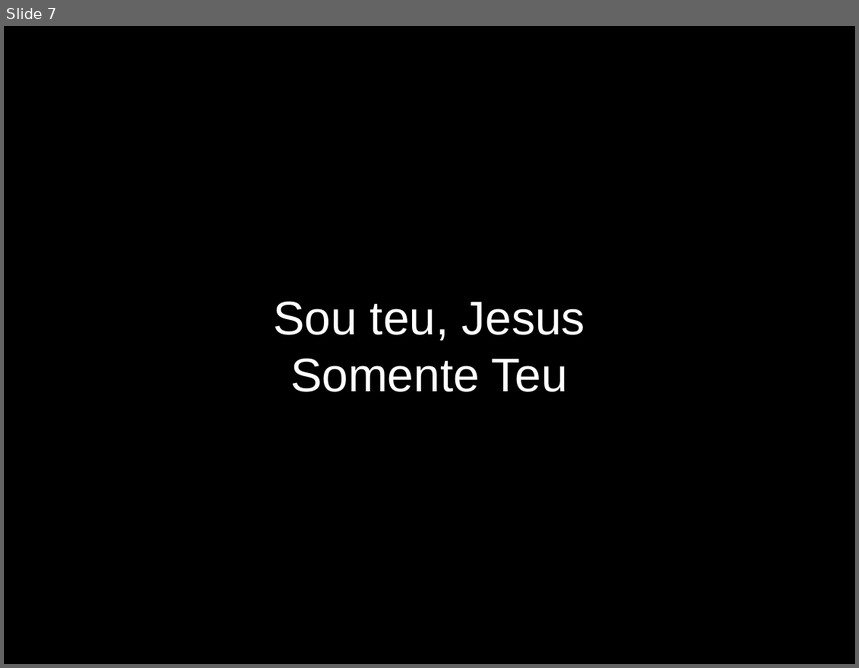
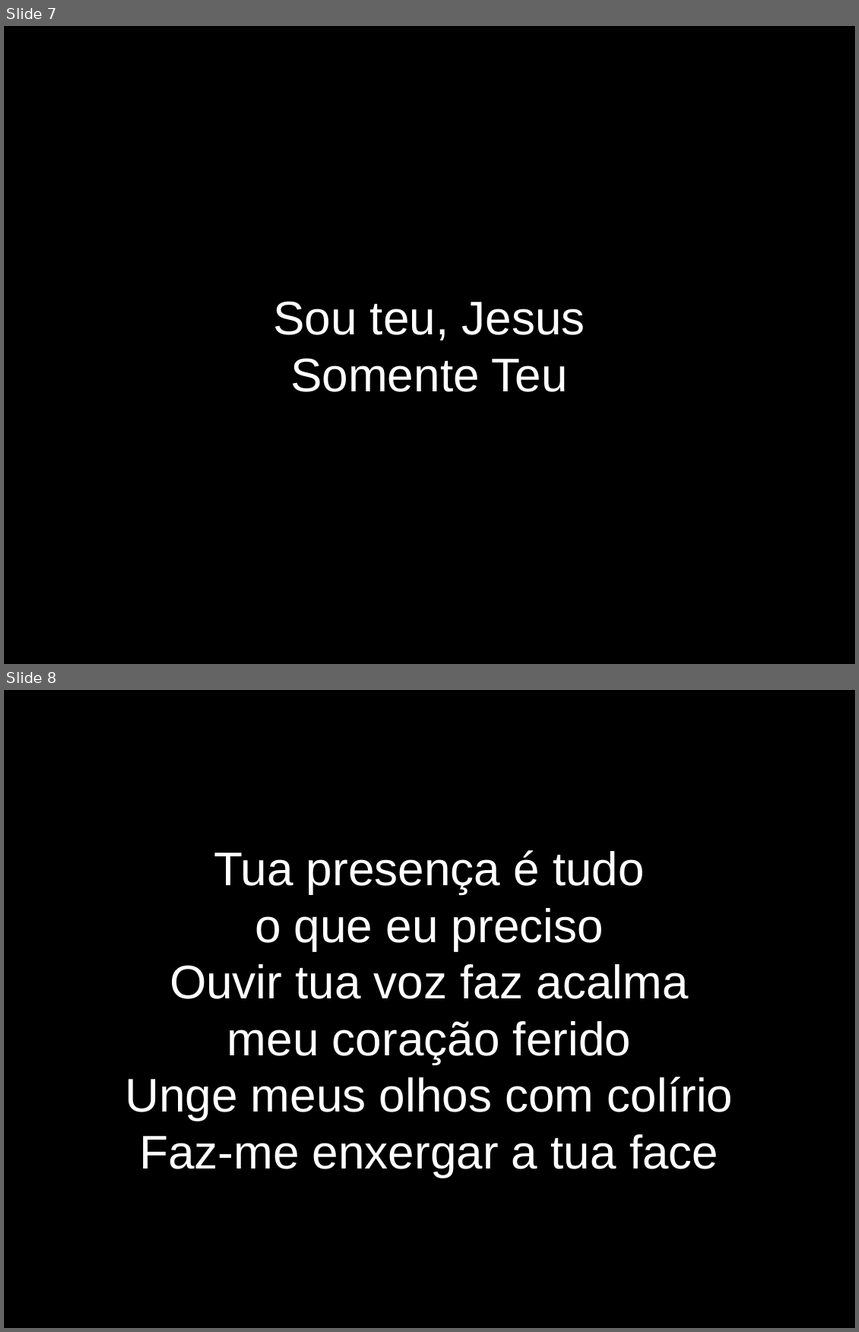
Before and after one commit to lazaroness/ChurchFiles, a slide deck: Elshaday/LetrasApresentacao/Consolador.odp. Shown one above the other, each under a label of ours: slide 7 before the commit, slides 7 and 8 after it. The pictures are 859x668 and 859x1332 pixels, drawn with LibreOffice and Linux fonts; fonts in the diff are those of the drawing. Boxes give left, top, right and bottom in pixels: in the first picture for what was removed or moved away, otherwise in the second. Text is boxed around its words. In the diff, an @@ line names an element or a change of style, - is before the commit and + after.

```diff
--- a/Elshaday/LetrasApresentacao/Consolador.odp
+++ b/Elshaday/LetrasApresentacao/Consolador.odp
@@ slide 8 added at (4,690,855,1328), background #000000 @@
@@ subtitle added at (125,850,733,1177), 44 pt, text #FFFFFF @@
+Tua presença é tudo
+o que eu preciso
+Ouvir tua voz faz acalma
+meu coração ferido
+Unge meus olhos com colírio
+Faz-me enxergar a tua face
```
Also in this commit, not shown: 1 other slide added.
